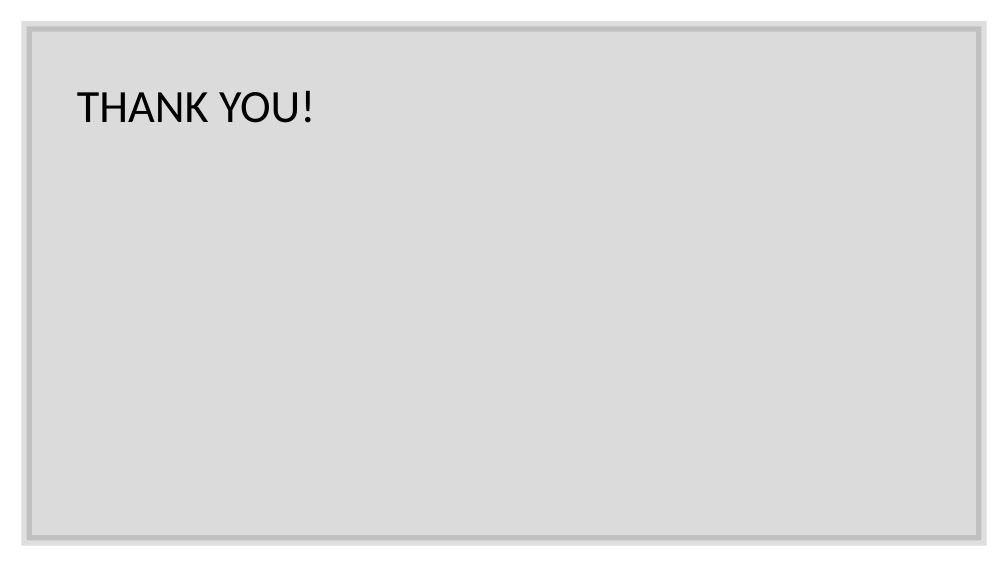
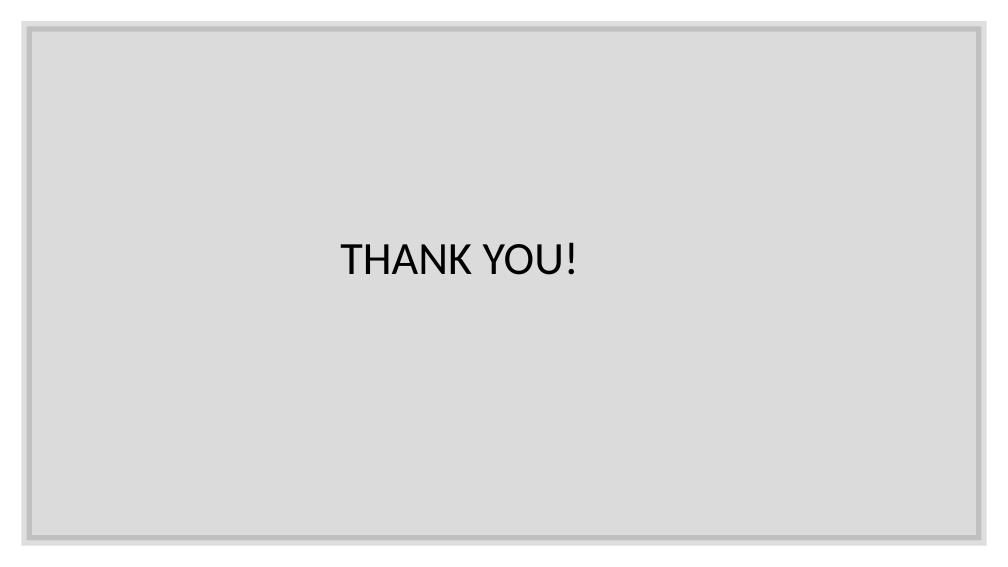
Before and after one commit to ZhengyangXu/CMPE_256_HappyDB_Analysis, a slide deck: slide 15 of Documents/CMPE256_FinalProject_Presentation_TeamSpectrum.pptx (slide 14 before the commit). Drawn at 1008x567 pixels with LibreOffice and Linux fonts; fonts in the diff are those of the drawing. Boxes give left, top, right and bottom in pixels: in the first picture for what was removed or moved away, otherwise in the second. Text is boxed around its words. In the diff, an @@ line names an element or a change of style, - is before the commit and + after.

```diff
--- a/Documents/CMPE256_FinalProject_Presentation_TeamSpectrum.pptx
+++ b/Documents/CMPE256_FinalProject_Presentation_TeamSpectrum.pptx
@@ title "THANK YOU!": place and size @@
-title "THANK YOU!" at [77, 90, 315, 123]
+title "THANK YOU!" at [340, 242, 579, 275]
```
Also in this commit, not shown: 3 other slides changed, 1 slide added, 1 other file.
